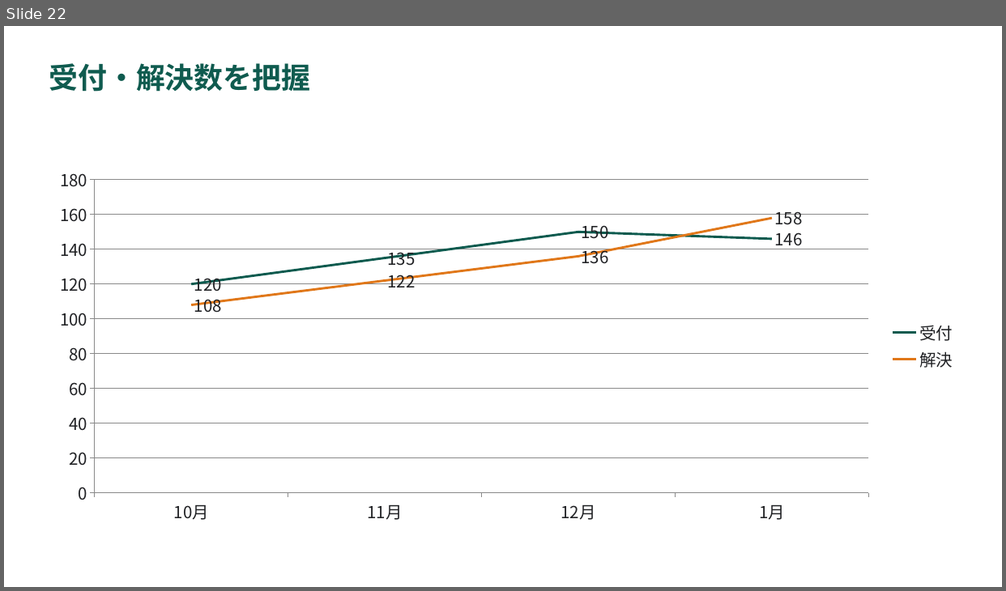
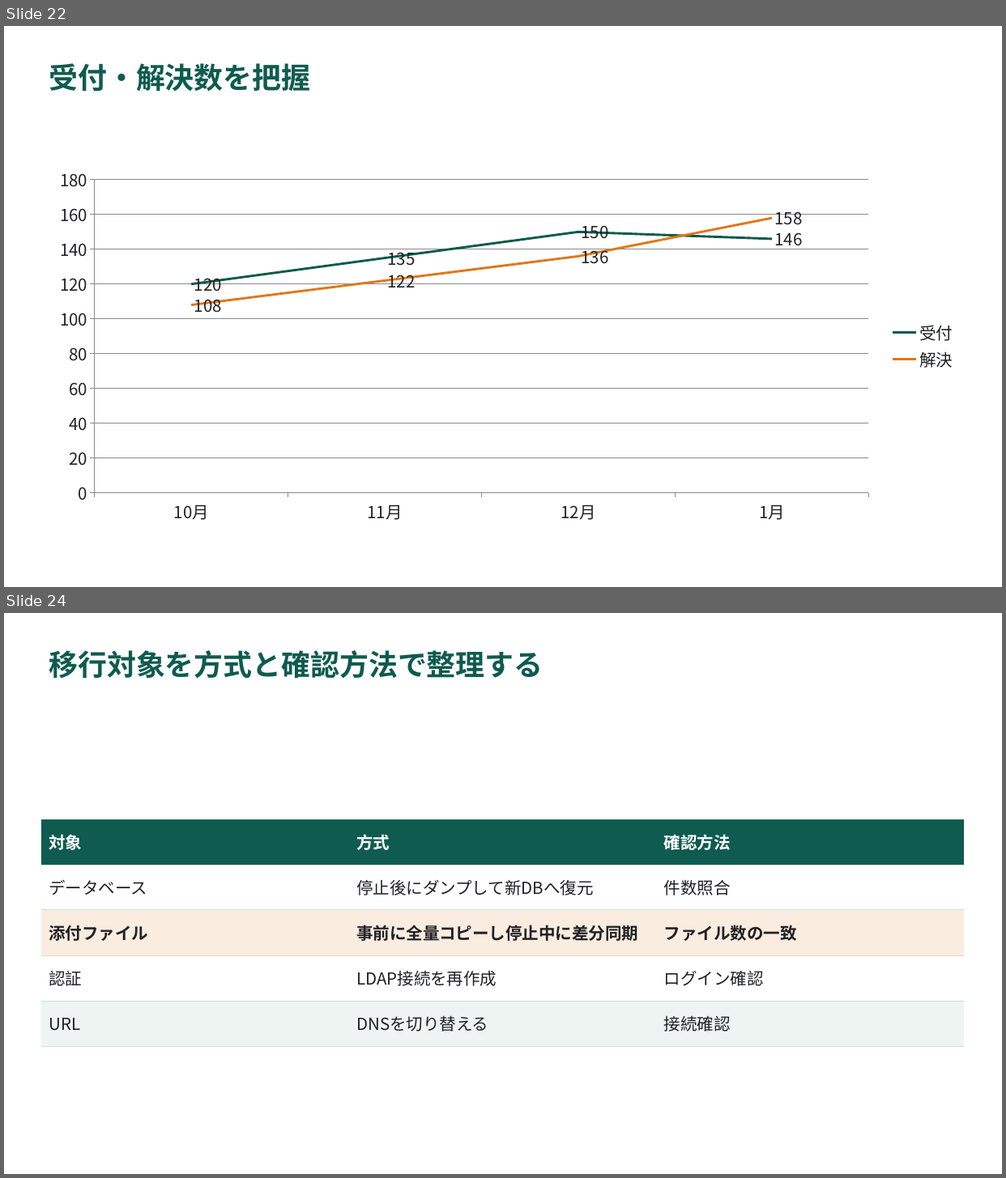
Before and after one commit to YHirano7/Artifacts, a slide deck: skills/pptx-deck/examples/component-gallery/component-gallery.pptx. Shown one above the other, each under a label of ours: slide 22 before the commit, slides 22 and 24 after it; the slides between them are not shown. The pictures are 1006x591 and 1006x1178 pixels, drawn with LibreOffice and Linux fonts; fonts in the diff are those of the drawing. Boxes give left, top, right and bottom in pixels: in the first picture for what was removed or moved away, otherwise in the second. Text is boxed around its words. In the diff, an @@ line names an element or a change of style, - is before the commit and + after.

```diff
--- a/skills/pptx-deck/examples/component-gallery/component-gallery.pptx
+++ b/skills/pptx-deck/examples/component-gallery/component-gallery.pptx
@@ slide 24 added at (x1=4, y1=613, x2=1002, y2=1174), background #FFFFFF @@
@@ title added at (x1=49, y1=650, x2=543, y2=679), 28 pt, text #0F5B4F, bold @@
+移行対象を方式と確認方法で整理する
@@ table added at (x1=41, y1=820, x2=965, y2=1046), 5 rows, 3 columns @@
+対象 | 方式 | 確認方法
+データベース | 停止後にダンプして新DBへ復元 | 件数照合
+添付ファイル | 事前に全量コピーし停止中に差分同期 | ファイル数の一致
+認証 | LDAP接続を再作成 | ログイン確認
+URL | DNSを切り替える | 接続確認
```
Also in this commit, not shown: 10 other slides added, 26 other files.
